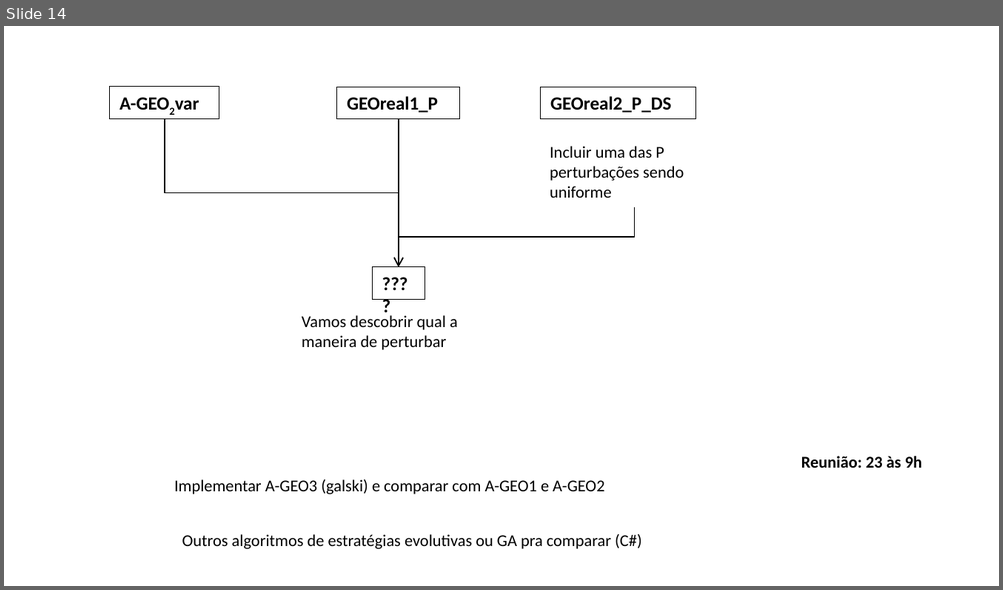
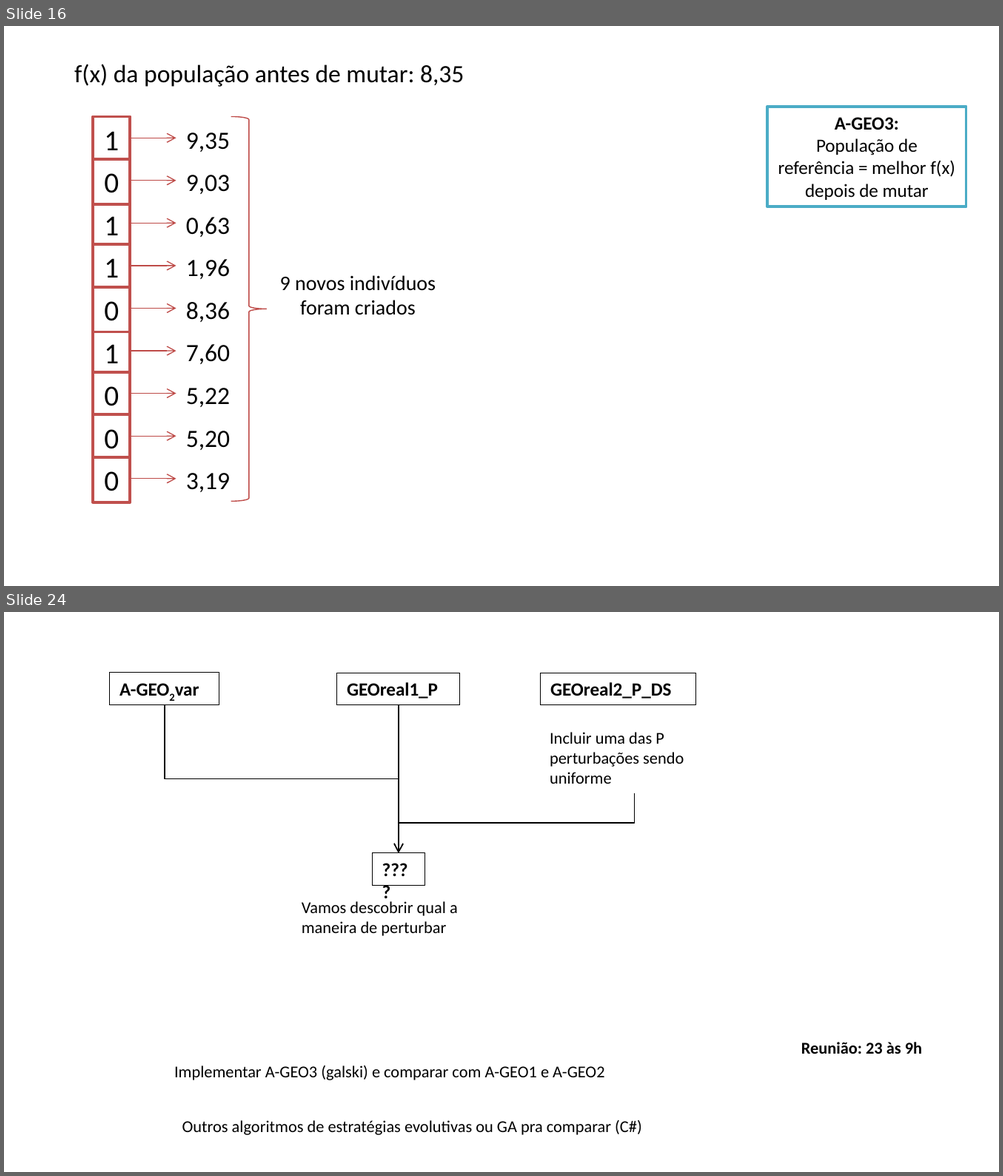
Before and after one commit to leobeckerdaluz/GEO_OptimizationAlgorithms, a slide deck: Apresentacoes/comparação de resultados - v3.pptx. Shown one above the other, each under a label of ours: slide 14 before the commit, slides 16 and 24 after it; the slides between them are not shown. The pictures are 1003x590 and 1003x1176 pixels, drawn with LibreOffice and Linux fonts; fonts in the diff are those of the drawing. Boxes give left, top, right and bottom in pixels: in the first picture for what was removed or moved away, otherwise in the second. Text is boxed around its words. In the diff, an @@ line names an element or a change of style, - is before the commit and + after.

```diff
--- a/Apresentacoes/comparação de resultados - v3.pptx
+++ b/Apresentacoes/comparação de resultados - v3.pptx
@@ slide 16 added at (4,26,999,586), background #FFFFFF @@
@@ text added at (74,64,464,87), 18 pt, text #000000 @@
+f(x) da população antes de mutar: 8,35
@@ rectangle added at (767,107,966,207), fill #FFFFFF, outline #4BACC6 2 pt, 13.5 pt, text #000000 @@
+A-GEO3:
+População de referência = melhor f(x) depois de mutar
@@ rectangle added at (93,116,129,161), fill #FFFFFF, outline #C0504D 2 pt, 21 pt, text #000000 @@
+1
@@ text added at (186,133,230,152), 18 pt, text #000000 @@
+9,35
@@ right brace added at (230,116,267,501), outline #BF4C48 0.75 pt @@
@@ arrow added from (131, 138) to (176, 138), #BF4C48 0.75 pt @@
@@ rectangle added at (93,159,129,204), fill #FFFFFF, outline #C0504D 2 pt, 21 pt, text #000000 @@
+0
@@ arrow added from (131, 180) to (176, 180), #BF4C48 0.75 pt @@
@@ text added at (186,175,230,194), 18 pt, text #000000 @@
+9,03
@@ rectangle added at (93,202,129,247), fill #FFFFFF, outline #C0504D 2 pt, 21 pt, text #000000 @@
+1
@@ arrow added from (131, 223) to (176, 223), #BF4C48 0.75 pt @@
@@ text added at (186,217,230,237), 18 pt, text #000000 @@
+0,63
@@ rectangle added at (93,245,129,289), fill #FFFFFF, outline #C0504D 2 pt, 21 pt, text #000000 @@
+1
@@ arrow added from (131, 266) to (176, 266), #BF4C48 0.75 pt @@
@@ text added at (186,259,230,279), 18 pt, text #000000 @@
+1,96
@@ rectangle added at (93,286,129,332), fill #FFFFFF, outline #C0504D 2 pt, 21 pt, text #000000 @@
+0
@@ text added at (280,275,435,315), 15 pt, text #000000 @@
+9 novos indivíduos
+foram criados
@@ arrow added from (131, 309) to (176, 309), #BF4C48 0.75 pt @@
@@ text added at (186,302,230,322), 18 pt, text #000000 @@
+8,36
@@ rectangle added at (93,329,129,374), fill #FFFFFF, outline #C0504D 2 pt, 21 pt, text #000000 @@
+1
@@ arrow added from (131, 351) to (176, 351), #BF4C48 0.75 pt @@
@@ text added at (186,344,230,364), 18 pt, text #000000 @@
+7,60
@@ rectangle added at (93,372,129,417), fill #FFFFFF, outline #C0504D 2 pt, 21 pt, text #000000 @@
+0
@@ arrow added from (131, 393) to (176, 393), #BF4C48 0.75 pt @@
@@ text added at (186,388,230,407), 18 pt, text #000000 @@
+5,22
@@ rectangle added at (93,415,129,460), fill #FFFFFF, outline #C0504D 2 pt, 21 pt, text #000000 @@
+0
@@ arrow added from (131, 436) to (176, 436), #BF4C48 0.75 pt @@
@@ text added at (186,431,230,450), 18 pt, text #000000 @@
+5,20
@@ rectangle added at (93,457,129,503), fill #FFFFFF, outline #C0504D 2 pt, 21 pt, text #000000 @@
+0
@@ arrow added from (131, 479) to (176, 479), #BF4C48 0.75 pt @@
@@ text added at (186,473,230,492), 18 pt, text #000000 @@
+3,19
@@ what was slide 14 is now slide 24 @@
```
Also in this commit, not shown: 3 slides changed, 10 other slides added, 2 slides removed, 17 other files.
